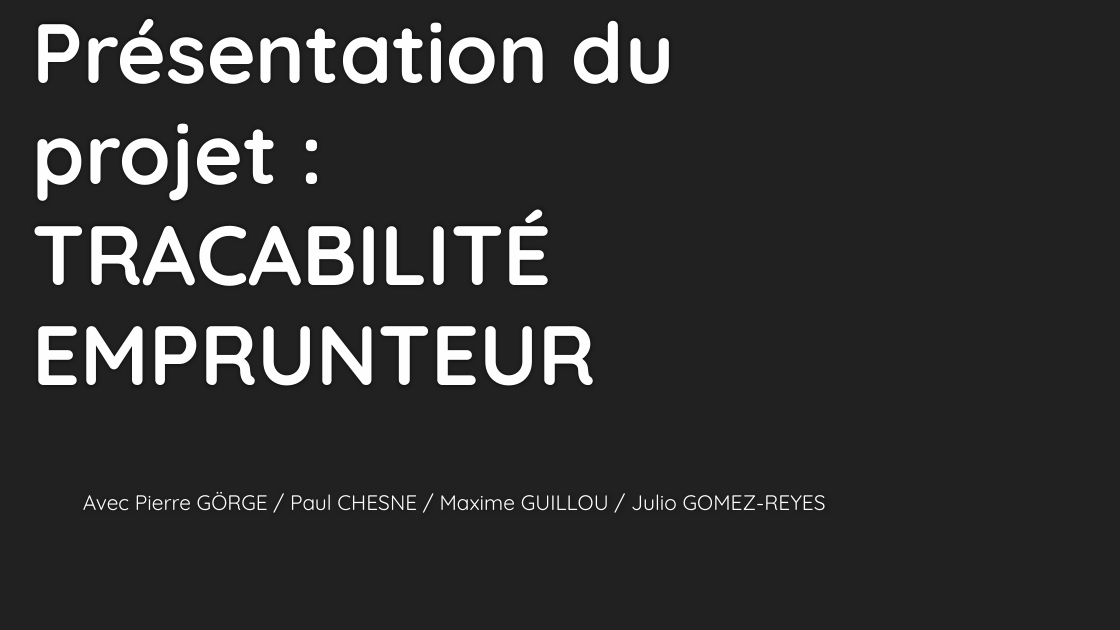
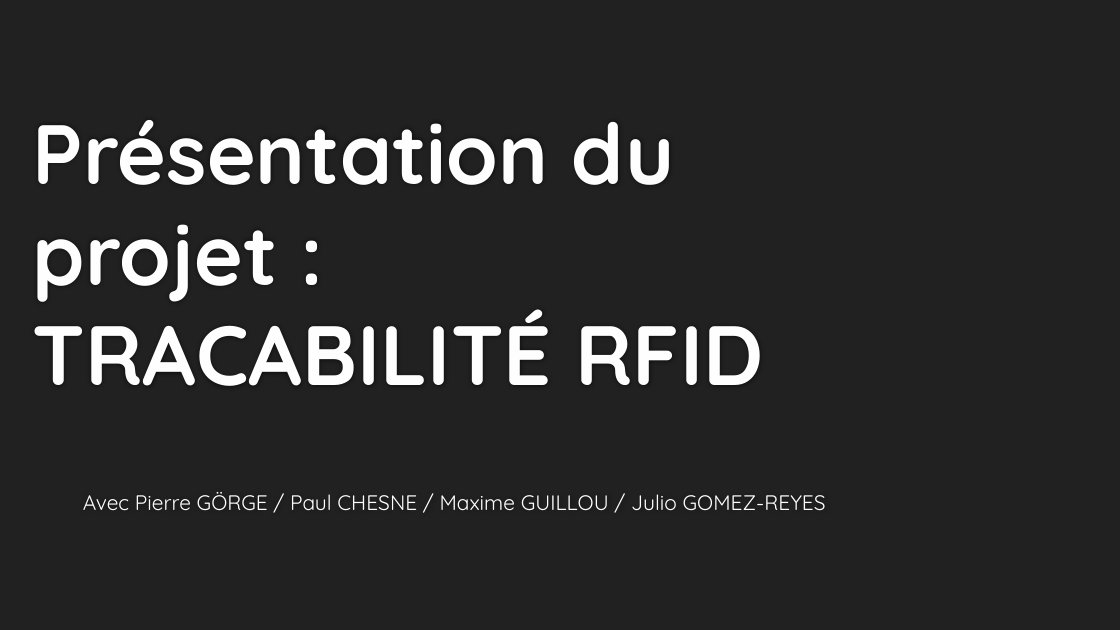
Before and after one commit to Wyrrain/Projet_Bts, a slide deck: slide 1 of Revue n1/Presentation du projet SFL2 (Pierre).pptx. Drawn at 1120x630 pixels with LibreOffice and Linux fonts; fonts in the diff are those of the drawing; background and template pictures are left out. Boxes give left, top, right and bottom in pixels: in the first picture for what was removed or moved away, otherwise in the second. Text is boxed around its words. In the diff, an @@ line names an element or a change of style, - is before the commit and + after.

```diff
--- a/Revue n1/Presentation du projet SFL2 (Pierre).pptx
+++ b/Revue n1/Presentation du projet SFL2 (Pierre).pptx
@@ title at box(33, 120, 763, 386): text changed @@
-Présentation du projet :
-TRACABILITÉ EMPRUNTEUR
+Présentation du projet :
+TRACABILITÉ RFID
```
Also in this commit, not shown: 1 other slide changed, 2 other files.
